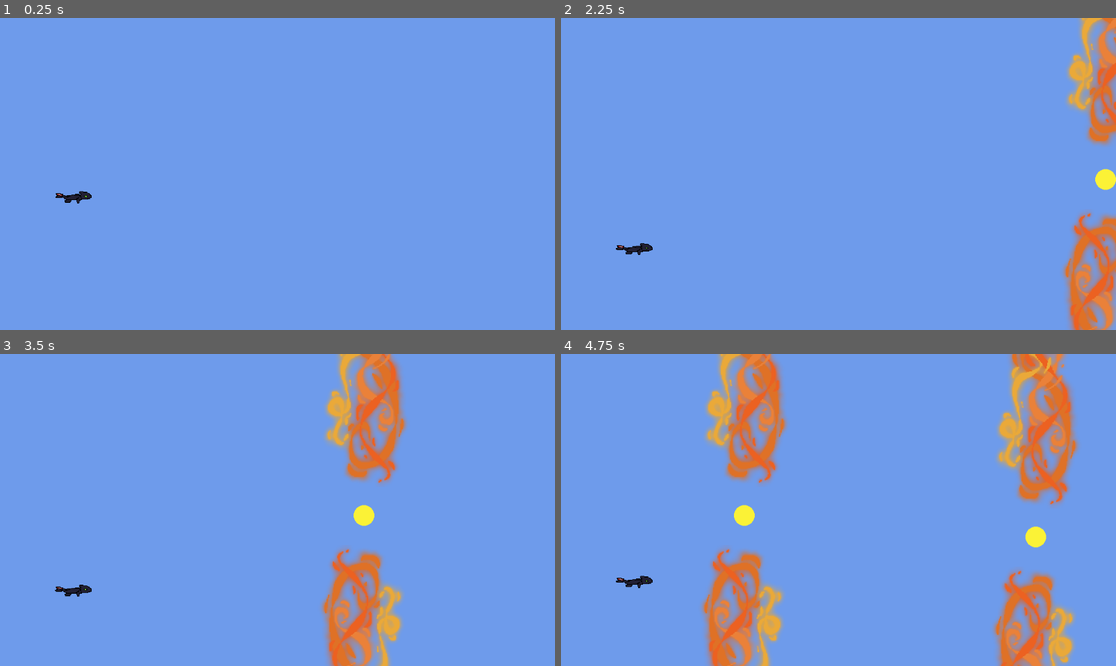
Above: before the commit, frames 1-4 (two rows, left to right).
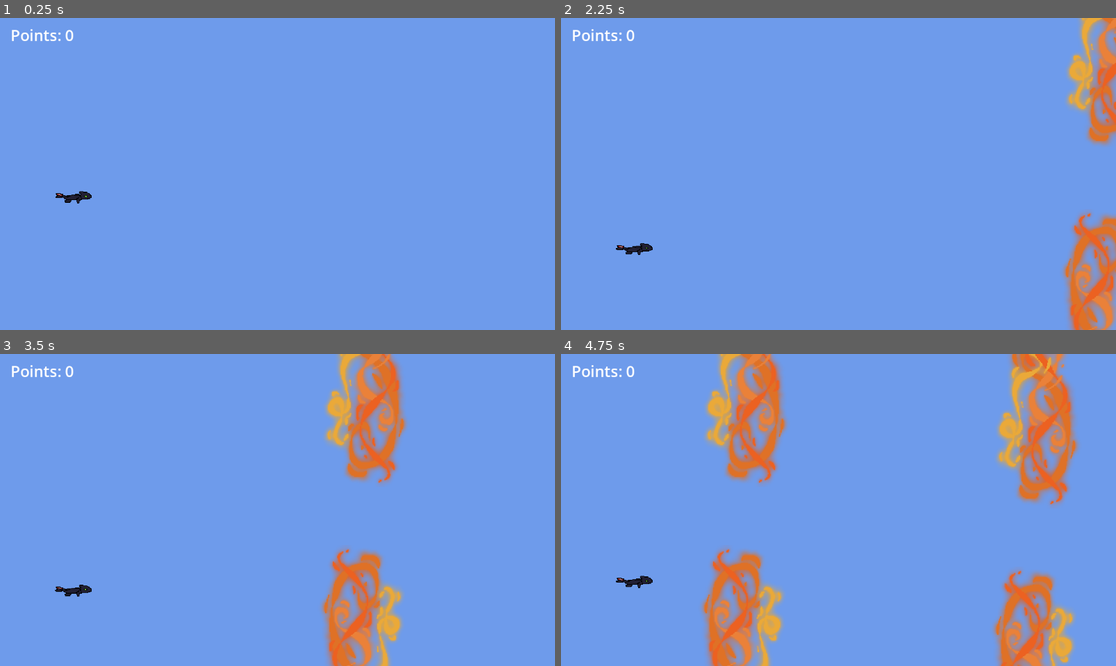
Above: after the commit, the same moments.

Repository: phantomvines/the_20_games_challenge
Game: Godot game, scene res://scenes/main.tscn
Same seed, same stepped clock (60 frames per second), same inputs: the game is played once before the commit and once after it.
Inputs:
- Up to frame 1 (0.25 s): no input
- Up to frame 2 (2.25 s): tap Space (space) at 0.6, 1.35, 2.1 s
- Up to frame 3 (3.5 s): tap Space (space) at 2.85 s
- Up to frame 4 (4.75 s): tap Space (space) at 3.6, 4.35 s

The runs differ from the first frame. In frame 1, 0.2% of the frame differs, in the area x 2-14%, y 3-8%; in frame 2, 0.4%; in frame 3, 0.4%; in frame 4, 0.6%, in the area x 2-88%, y 3-63%.

Commit message:
added point counter

Diff:
--- a/flappy-bird/project.godot
+++ b/flappy-bird/project.godot
@@ -15,6 +15,10 @@
 config/features=PackedStringArray("4.4", "Forward Plus")
 config/icon="res://icon.svg"
 
+[autoload]
+
+Scenemanager="*res://scripts/scenemanager.gd"
+
 [input]
 
 space={
--- a/flappy-bird/scenes/flames.gd
+++ b/flappy-bird/scenes/flames.gd
@@ -18,7 +18,7 @@
 
 
 func _on_point_area_body_entered(_body: Node2D) -> void:
-	print("point")
+	Scenemanager.points += 1
 	pass # Replace with function body.
 
 
--- a/flappy-bird/scenes/flames.tscn
+++ b/flappy-bird/scenes/flames.tscn
@@ -36,6 +36,7 @@
 shape = SubResource("RectangleShape2D_ujg77")
 
 [node name="Sprite2D" type="Sprite2D" parent="PointArea"]
+visible = false
 texture = ExtResource("3_dusva")
 
 [node name="pipe_collision" type="Area2D" parent="."]
--- a/flappy-bird/scenes/main.tscn
+++ b/flappy-bird/scenes/main.tscn
@@ -1,8 +1,11 @@
-[gd_scene load_steps=5 format=3 uid="uid://cjfo1trdg8s4o"]
+[gd_scene load_steps=6 format=3 uid="uid://cjfo1trdg8s4o"]
 
 [ext_resource type="Texture2D" uid="uid://h7nphigfwfpe" path="res://assets/background.png" id="1_o5qli"]
 [ext_resource type="Script" uid="uid://dq8etrs3tfnjp" path="res://scripts/main.gd" id="1_sugp2"]
 [ext_resource type="PackedScene" uid="uid://wqd2b6rfqdo5" path="res://scenes/player.tscn" id="2_0wfyh"]
+
+[sub_resource type="LabelSettings" id="LabelSettings_sugp2"]
+font_size = 32
 
 [sub_resource type="RectangleShape2D" id="RectangleShape2D_0wfyh"]
 size = Vector2(1152, 20)
@@ -17,6 +20,15 @@
 [node name="Player" parent="." instance=ExtResource("2_0wfyh")]
 position = Vector2(160, 340)
 
+[node name="Label" type="Label" parent="."]
+top_level = true
+offset_left = 22.0
+offset_top = 13.0
+offset_right = 154.0
+offset_bottom = 58.0
+text = "Points: 0"
+label_settings = SubResource("LabelSettings_sugp2")
+
 [node name="Floor" type="StaticBody2D" parent="." groups=["floor"]]
 position = Vector2(154, 641)
 
--- a/flappy-bird/scripts/main.gd
+++ b/flappy-bird/scripts/main.gd
@@ -11,6 +11,9 @@
 		spawn_timer = 0
 		spawn_pipe()
 
+	# set point label
+	$Label.text = "Points: " + str(Scenemanager.points)
+
 func spawn_pipe():
 	var flame_instance = flames.instantiate()
 	add_child(flame_instance)
--- /dev/null
+++ b/flappy-bird/scripts/scenemanager.gd
@@ -0,0 +1,3 @@
+extends Node
+
+var points = 0
Not shown, added: flappy-bird/scripts/scenemanager.gd.uid
